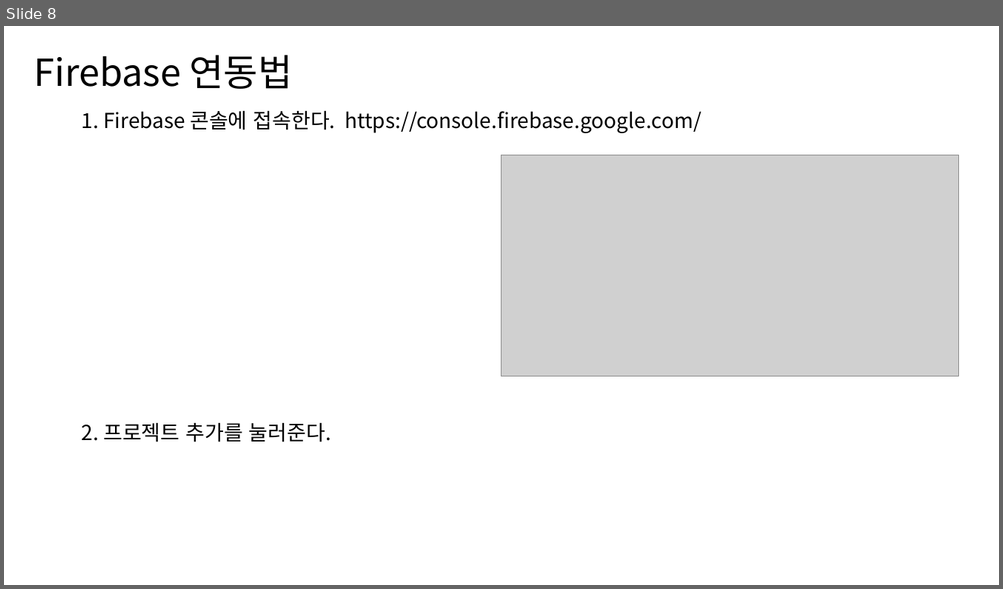
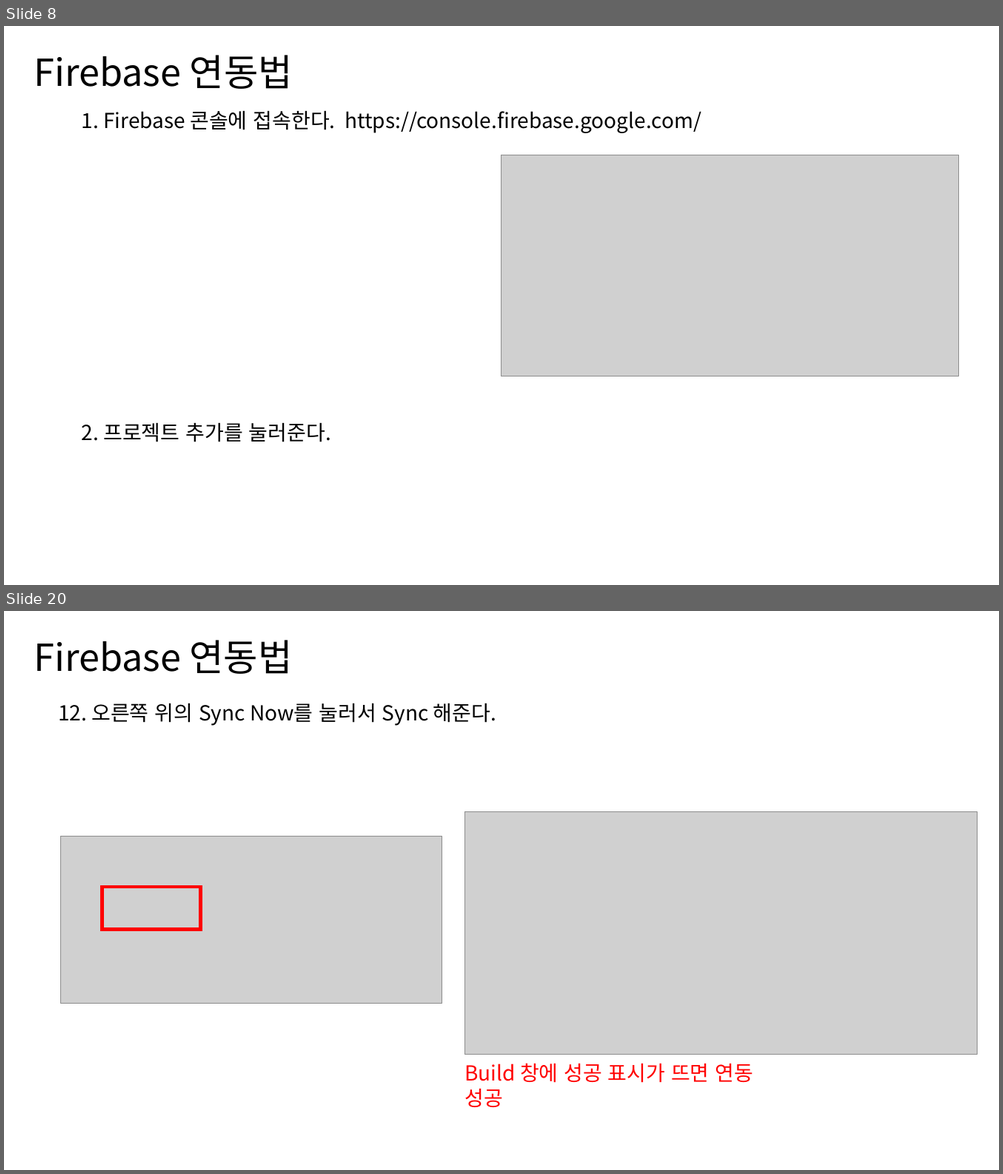
Before and after one commit to ckstmznf/2022-EDCAN-Class, a slide deck: PPT/2. Firebase/Firebase.pptx. Shown one above the other, each under a label of ours: slide 8 before the commit, slides 8 and 20 after it; the slides between them are not shown. The pictures are 1003x589 and 1003x1174 pixels, drawn with LibreOffice and Linux fonts; fonts in the diff are those of the drawing; grey boxes stand for pictures. Boxes give left, top, right and bottom in pixels: in the first picture for what was removed or moved away, otherwise in the second. Text is boxed around its words. In the diff, an @@ line names an element or a change of style, - is before the commit and + after.

```diff
--- a/PPT/2. Firebase/Firebase.pptx
+++ b/PPT/2. Firebase/Firebase.pptx
@@ slide 20 added at [4,611,999,1170], background #FFFFFF @@
@@ text added at [34,640,293,674], 36 pt, text #000000 @@
+Firebase 연동법
@@ text added at [58,703,496,726], 20 pt, text #000000 @@
+12. 오른쪽 위의 Sync Now를 눌러서 Sync 해준다.
@@ picture added at [465,812,978,1055] @@
@@ picture added at [61,836,443,1003] @@
@@ rectangle added at [102,887,201,930], outline #FF0000 3 pt @@
@@ text added at [464,1063,754,1108], 20 pt, text #FF0000 @@
+Build 창에 성공 표시가 뜨면 연동 성공
```
Also in this commit, not shown: 4 other slides changed, 11 other slides added, 8 slides removed, 52 other files.
